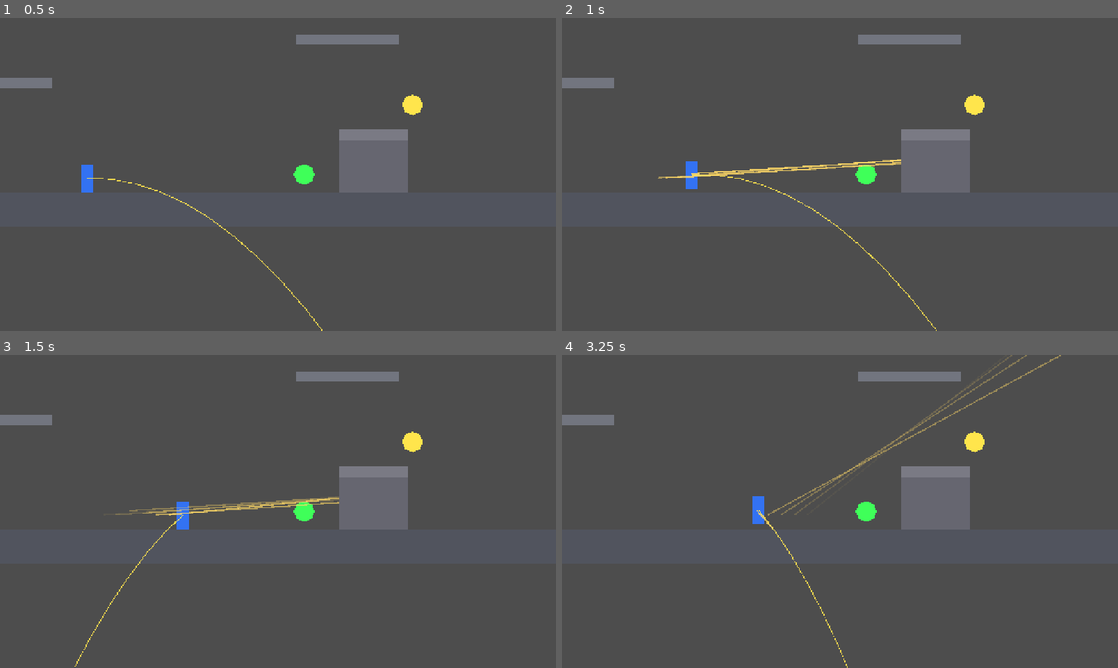
Above: before the commit, frames 1-4 (two rows, left to right).
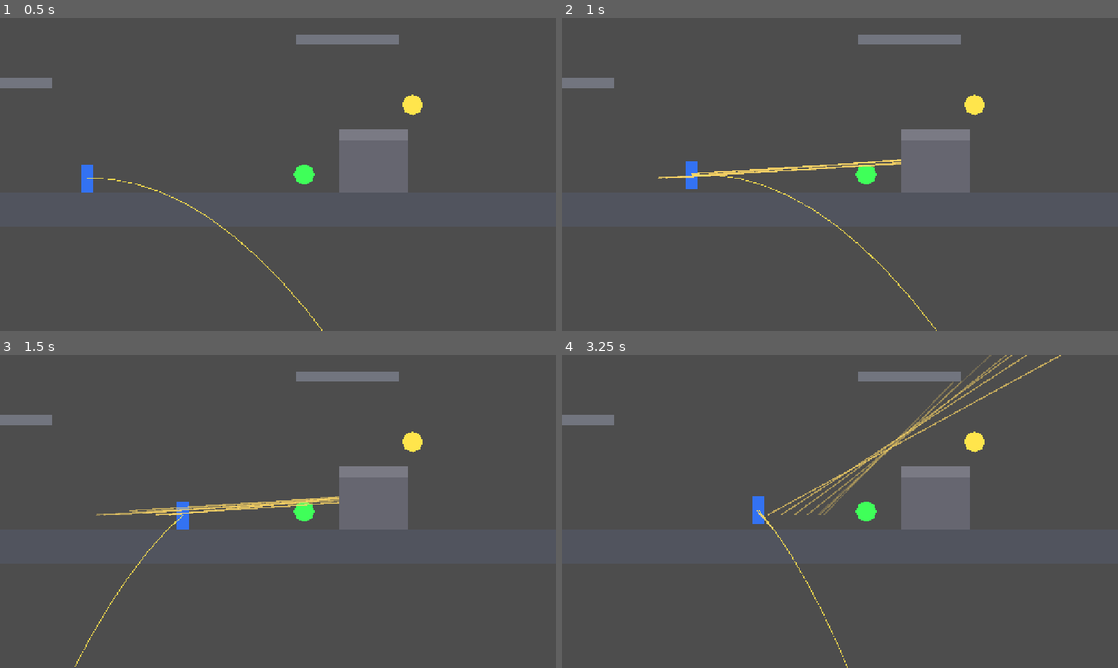
Above: after the commit, the same moments.

Repository: techafreshh/jetpack
Game: Godot game, scene res://scenes/match.tscn
Same seed, same stepped clock (60 frames per second), same inputs: the game is played once before the commit and once after it. This scene is started directly instead of the project's main scene.
Inputs (mouse positions are in pixels of both pictures, inside the frame that each line leads up to):
- Up to frame 1 (0.5 s): no input
- Up to frame 2 (1 s): tap Enter at 0.5 s; move the mouse to (962, 158) at 0.52 s; press the mouse at (962, 158) at 0.53 s; hold D (move_right) from 0.53 s (still down); tap W at 0.77 s
- Up to frame 3 (1.5 s): keep holding D (move_right); move the mouse to (166, 527) at 1.27 s; release the mouse at (166, 527) at 1.28 s; tap S (crouch) at 1.35 s
- Up to frame 4 (3.25 s): tap W at 1.52, 3.02 s; click (728, 527) at 1.55 s; move the mouse to (895, 442) at 2.02 s; release D (move_right) at 2.03 s; press the mouse at (895, 442) at 2.03 s; hold A (move_left) 2.03-2.78 s; move the mouse to (812, 574) at 2.77 s; release the mouse at (812, 574) at 2.78 s; hold D (move_right) from 2.78 s (still down); tap Space (fly) at 2.85 s; click (812, 574) at 3.05 s

Frame 1 is identical in both runs. In frame 2, 0.1% of the frame differs, in the area x 17-61%, y 45-52%; in frame 3, 0.6%; in frame 4, 1.1%, in the area x 37-90%, y 0-52%.

Commit message:
Tracer margin: physics-bound fade, 1.5 s lifetime, >=10 volume gate (#40)

Diff:
--- a/jetpack/scripts/weapons/weapon.gd
+++ b/jetpack/scripts/weapons/weapon.gd
@@ -5,7 +5,7 @@
 ## means N hitscan rays in one trigger pull; no per-gun branches live here.
 
 @export var stats: WeaponResource
-@export var tracer_lifetime := 0.9
+@export var tracer_lifetime := 1.5
 
 var ammo: int = 0
 var reserve_left: int = 0
@@ -149,6 +149,7 @@
 	tracer.add_point(a)
 	tracer.add_point(b)
 	var tween := tracer.create_tween()
+	tween.set_process_mode(Tween.TWEEN_PROCESS_PHYSICS)
 	tween.tween_property(tracer, "modulate:a", 0.0, tracer_lifetime)
 	tween.tween_callback(tracer.queue_free)
 
--- a/jetpack/tests/test_hitscan.gd
+++ b/jetpack/tests/test_hitscan.gd
@@ -1,7 +1,7 @@
 extends SceneTree
 ## Headless behavior tests for the hitscan prototype and target dummies:
 ## 10x12 damage kills a 100 HP dummy, death signals once, hits flash, and a
-## 1 s hold leaves >=8 live Line2D tracers at tick 60.
+## 1 s hold leaves >=10 live Line2D tracers at tick 60.
 ## Run: godot --headless --path jetpack --script res://tests/test_hitscan.gd
 
 var passed := 0
@@ -66,7 +66,7 @@
 	check(float(flash_dummy.get("flash_t")) > 0.0, "hit arms flash_t (got %f)" % float(flash_dummy.get("flash_t")))
 	check(visual != null and (visual.modulate == Color.WHITE or visual.color == Color.WHITE), "hit whitens dummy visual")
 
-	# Tracer volume: hold fire 60 physics ticks, >=8 live Line2D at tick 60.
+	# Tracer volume: hold fire 60 physics ticks, >=10 live Line2D at tick 60.
 	var soldier_packed := load("res://scenes/soldier.tscn") as PackedScene
 	check(soldier_packed != null, "soldier.tscn loads as PackedScene")
 	if soldier_packed == null:
@@ -83,5 +83,5 @@
 	Input.action_press("fire")
 	await wait_physics(60)
 	var tracers := root.find_children("*", "Line2D", true, false)
-	check(tracers.size() >= 8, "1 s hold leaves >=8 live tracers (got %d)" % tracers.size())
+	check(tracers.size() >= 10, "1 s hold leaves >=10 live tracers (got %d)" % tracers.size())
 	Input.action_release("fire")
